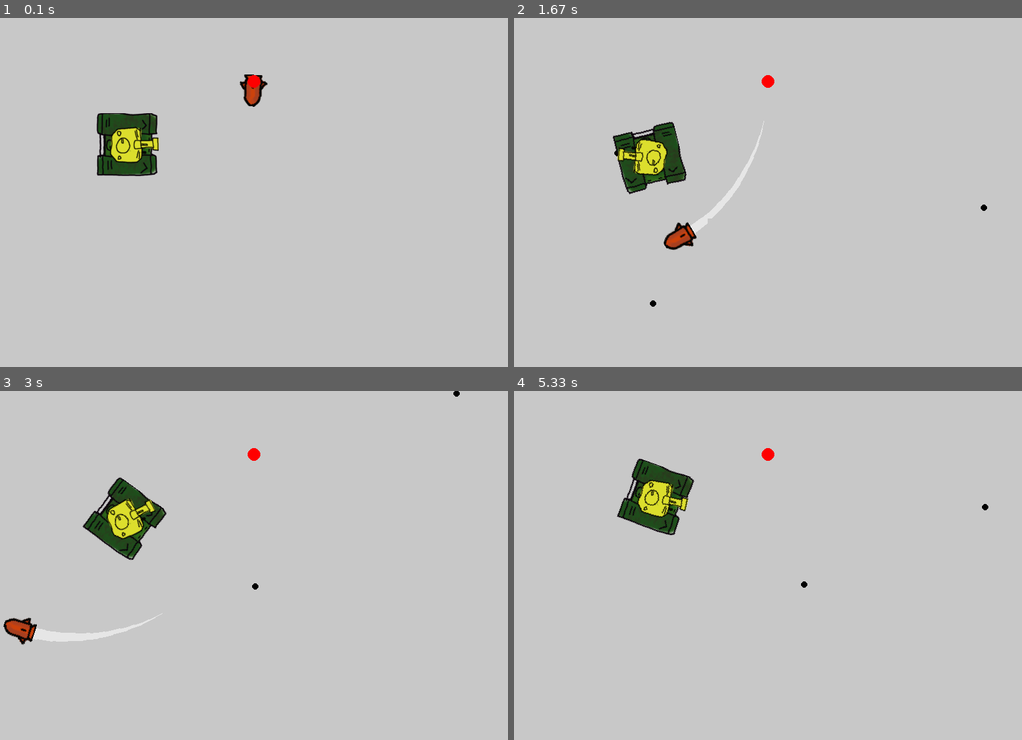
Above: before the commit, frames 1-4 (two rows, left to right).
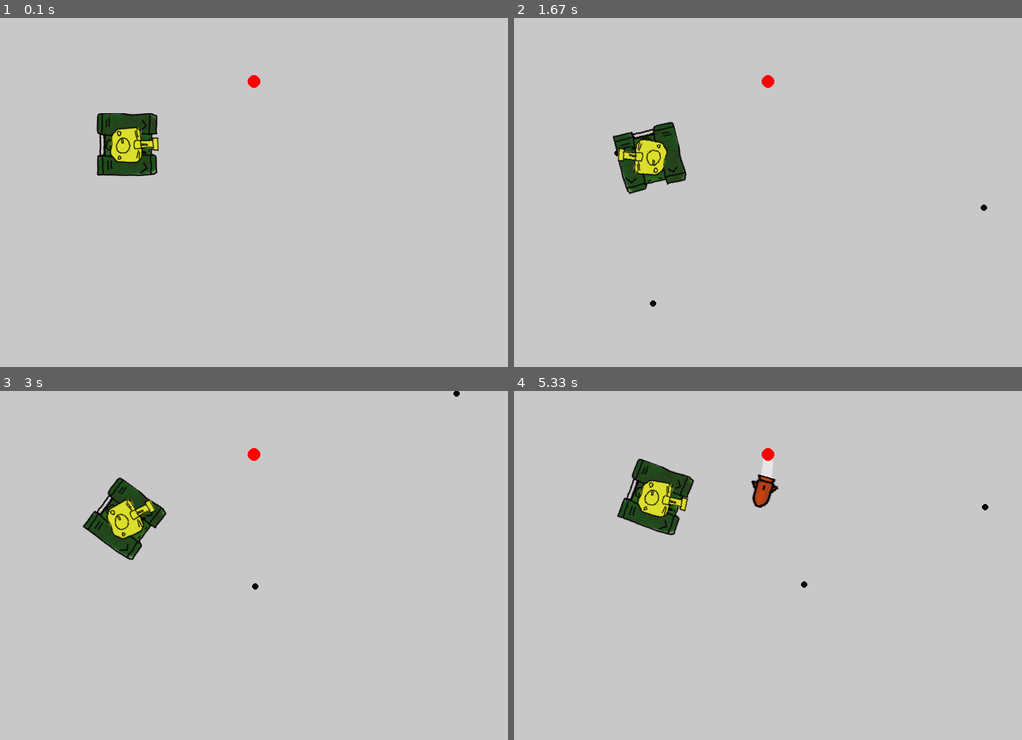
Above: after the commit, the same moments.

Repository: dimalei/pygame_sketchbook
Game: pygame game, started from gamepy_vectormath/main.py
Same seed, same stepped clock (60 frames per second), same inputs: the game is played once before the commit and once after it.
Inputs (mouse positions are in pixels of both pictures, inside the frame that each line leads up to):
- Up to frame 1 (0.1 s): no input
- Up to frame 2 (1.67 s): click (768, 209) at 0.38 s; hold Right 0.67-1.13 s; click (930, 199) at 0.75 s; hold Up 1.17-1.47 s; click (646, 209) at 1.25 s; hold Right from 1.5 s (still down); click (610, 150) at 1.58 s
- Up to frame 3 (3 s): release Right at 1.97 s; hold Left 2-2.53 s; click (330, 450) at 2.08 s; hold Down 2.57-2.87 s; click (314, 614) at 2.65 s; hold Left from 2.9 s (still down); click (264, 453) at 2.98 s
- Up to frame 4 (5.33 s): release Left at 3.3 s; hold Up 3.33-3.7 s; click (585, 568) at 3.42 s; hold Right 3.73-4.37 s; click (773, 621) at 3.82 s; hold Down 4.4-4.77 s; click (752, 516) at 4.48 s; hold Left 4.8-5.27 s; click (900, 642) at 4.88 s; move the mouse to (869, 551) at 5.3 s

The runs differ from the first frame. In frame 1, 0.3% of the frame differs, in the area x 47-53%, y 16-26%; in frame 2, 0.7%; in frame 3, 0.8%, in the area x 0-32%, y 63-73%; in frame 4, 0.4%.

Commit message:
air to air collisions work

Diff:
--- a/gamepy_vectormath/main.py
+++ b/gamepy_vectormath/main.py
@@ -6,13 +6,13 @@
 class RocketPod:
     def __init__(self, collection: ProjectileCollection, target: object) -> None:
         self.pos = pygame.math.Vector2(400,100)
-        self.timer = 1199
+        self.timer = 0
         self.collection = collection
         self.target = target
 
     def update(self):
         self.timer += 1
-        if self.timer > 1200:
+        if self.timer > 300:
             self.launch_rocket()
             self.timer = 0
 
@@ -21,6 +21,11 @@
 
     def draw(self, window: pygame.Surface):
         pygame.draw.circle(window, (255,0,0), self.pos, 10)
+
+
+class AmmoCrate:
+    def __init__(self, ) -> None:
+        pass
 
 
 class TankApp:
--- a/gamepy_vectormath/projectiles.py
+++ b/gamepy_vectormath/projectiles.py
@@ -8,18 +8,24 @@
 class Projectile:
     """Base projectile that the tank can shoot."""
 
-    def __init__(self, pos: pygame.math.Vector2, heading: pygame.math.Vector2, vel: float = 10) -> None:
+    def __init__(self, pos: pygame.math.Vector2, heading: pygame.math.Vector2, vel: float = 10, size: int = 10) -> None:
         self.pos = pos.copy()
         self.heading = heading.copy()
         self.vel = vel
         self.age = 0
+        self.size = size
+        self.hitbox = pygame.Rect(
+            (-self.size, -self.size), (self.size, self.size))
+        self.hitbox.center = self.pos
 
     def update(self):
+        # update position and hitbox
         self.pos = self.pos + self.heading.normalize() * self.vel
+        self.hitbox.center = self.pos
         self.age += 1
 
     def draw(self, window: pygame.Surface):
-        pygame.draw.circle(window, (0, 0, 0), self.pos, 5)
+        pygame.draw.circle(window, (0, 0, 0), self.pos, self.size//2)
 
     def __str__(self) -> str:
         return f"projectile flying at {self.pos}"
@@ -28,17 +34,21 @@
 class Rocket(Projectile):
     """Advanced Projectile that homes onto a target."""
 
-    def __init__(self, pos: pygame.Vector2, heading: pygame.Vector2, target: object, vel: float = 3) -> None:
-        super().__init__(pos, heading, vel)
+    def __init__(self, pos: pygame.Vector2, heading: pygame.Vector2, target: object, vel: float = 3, size: int = 20) -> None:
+        super().__init__(pos, heading, vel, size)
         self.target = target
-        self.agility = 0.6  # can rotate X degrees per frame
+        self.agility = 0.8  # can rotate X degrees per frame
         self.target_direction = pygame.math.Vector2(1, 0)
         self.rocket = pygame.image.load("rocket.png")
         self.smoke_trail = [self.pos.copy() for i in range(20)]
 
     def update(self):
-        # fly
+        # update position and hitbox
         self.pos = self.pos + self.heading.normalize() * self.vel
+        self.hitbox.center = self.pos
+
+        # age
+        self.age += 5
 
         # smoke trail
         if self.age % 4 == 0:
@@ -47,9 +57,6 @@
                     self.smoke_trail[i] = self.pos
                 else:
                     self.smoke_trail[i] = self.smoke_trail[i+1]
-
-        # age
-        self.age += 5
 
         # home target
         self.target_direction = self.target.pos - self.pos
@@ -120,11 +127,21 @@
             if p.age > self.max_age:
                 self.destruct_projectiles.append(p)
 
+            # check for collisions
+            collides_with = p.hitbox.collidelistall(
+                [i.hitbox for i in self.alive_projectiles])
+            print(f"collides with: {collides_with}")
+            for c in collides_with:
+                if p != self.alive_projectiles[c]:
+                    self.destruct_projectiles.append(self.alive_projectiles[c])
+                    self.destruct_projectiles.append(p)
+
         self.destroy_projectiles()
 
     def destroy_projectiles(self):
         for p in self.destruct_projectiles:
-            self.alive_projectiles.remove(p)
+            if p in self.alive_projectiles:
+                self.alive_projectiles.remove(p)
         self.destruct_projectiles = []
 
     def draw(self, window: pygame.Surface):
